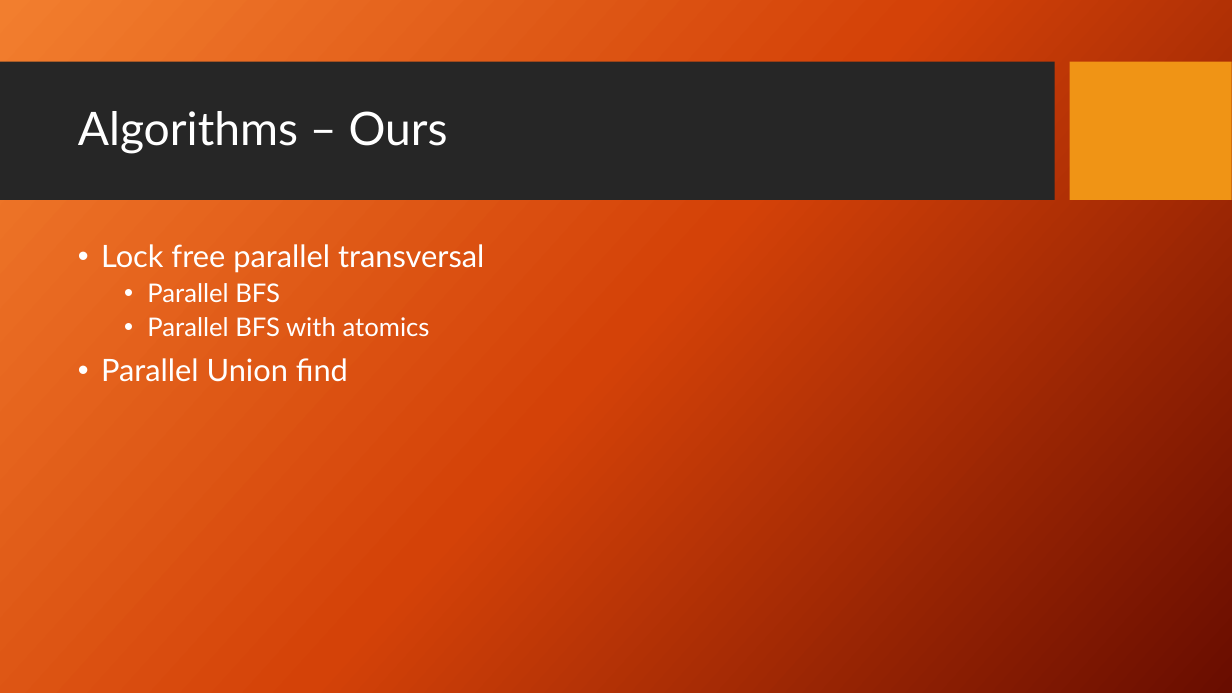
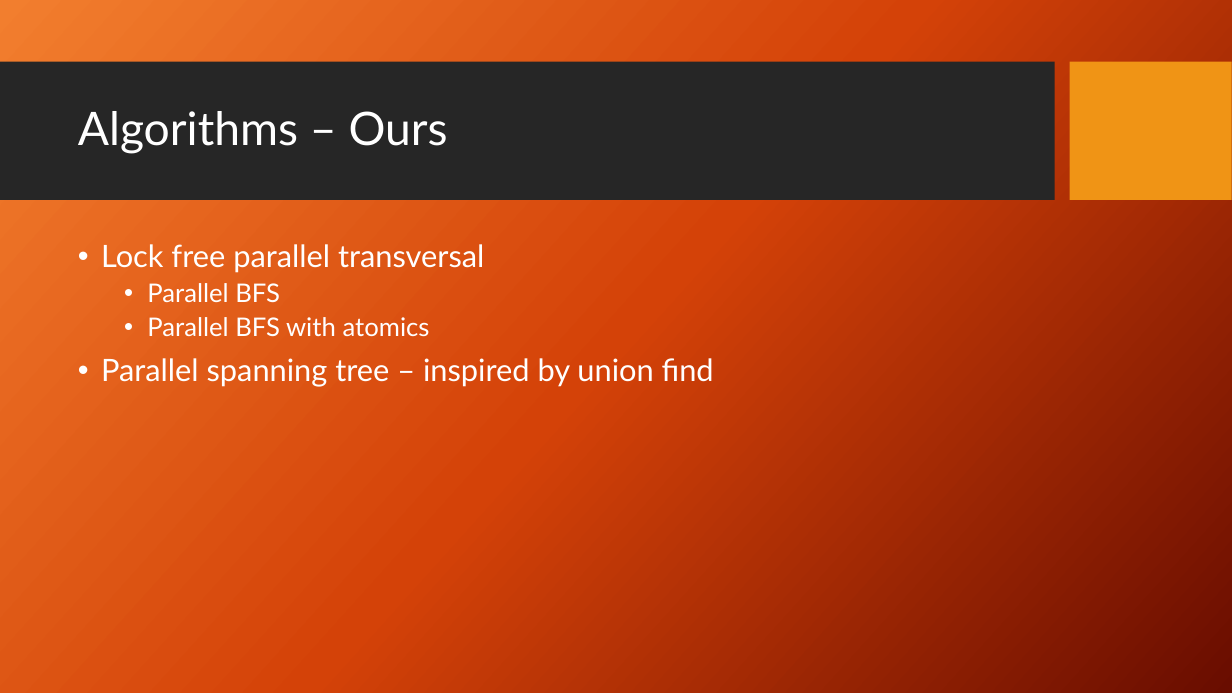
Before and after one commit to Aphlax/Parallelepipeds, a slide deck: slide 5 of FinalPresentation_Parallel Connected Components.pptx. Drawn at 1232x693 pixels with LibreOffice and Linux fonts; fonts in the diff are those of the drawing; background and template pictures are left out. Boxes give left, top, right and bottom in pixels: in the first picture for what was removed or moved away, otherwise in the second. Text is boxed around its words. In the diff, an @@ line names an element or a change of style, - is before the commit and + after.

```diff
--- a/FinalPresentation_Parallel Connected Components.pptx
+++ b/FinalPresentation_Parallel Connected Components.pptx
@@ text at <box>101,358,714,387</box>: text changed @@
-• Parallel Union find
+• Parallel spanning tree – inspired by union find
```
Also in this commit, not shown: 4 other slides changed, 11 slides added, 3 slides removed.
